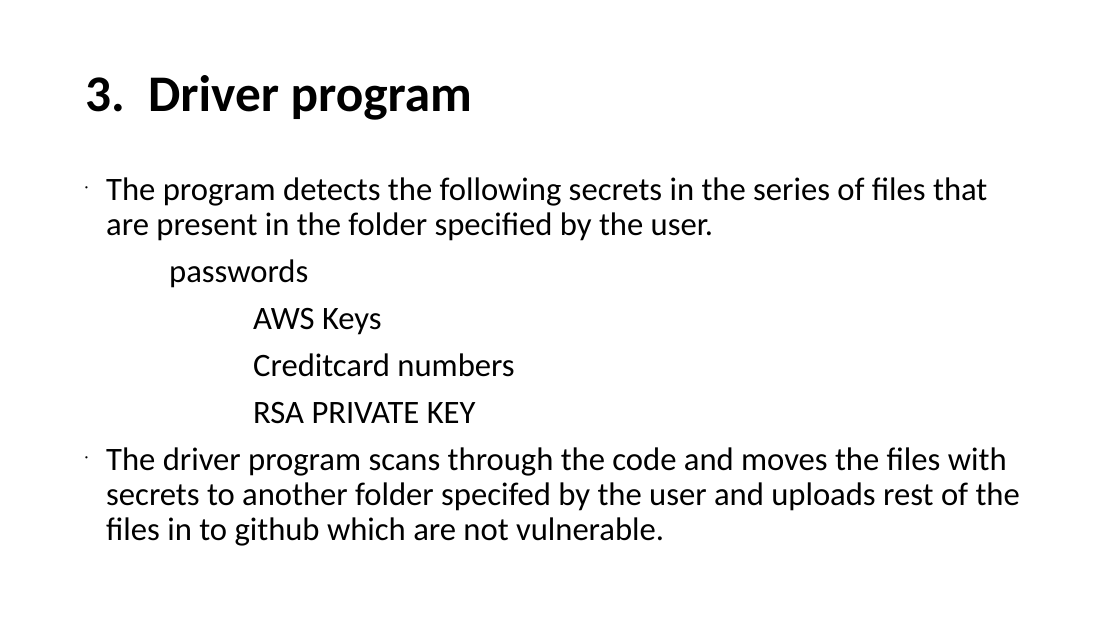
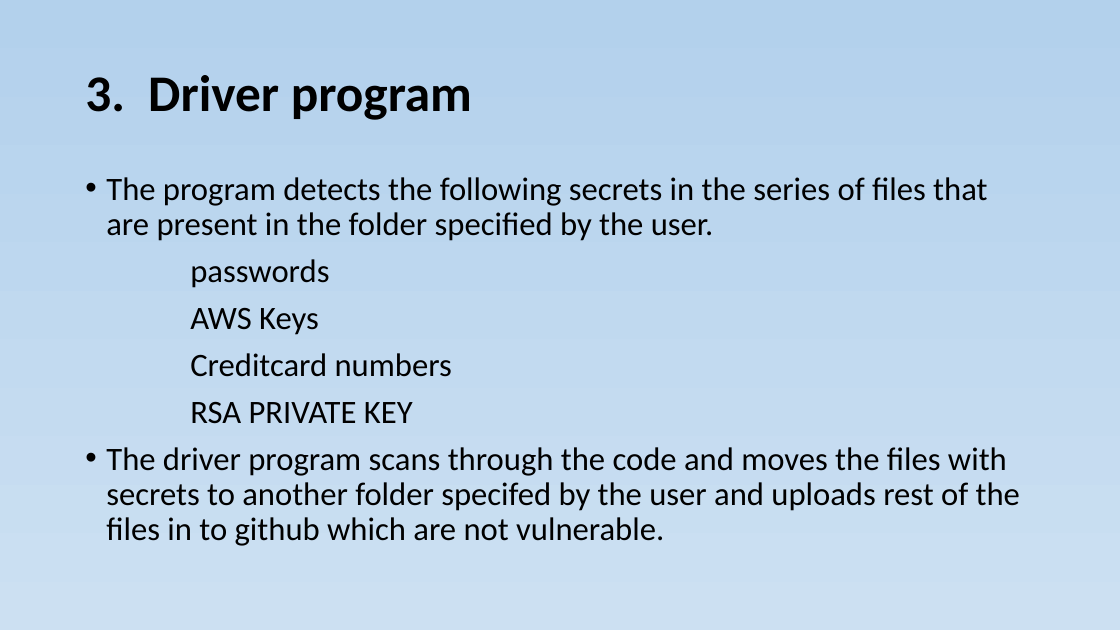
Before and after one commit to poojz/credential, a slide deck: slide 7 of secretmanagement.ppt. Drawn at 1120x630 pixels with LibreOffice and Linux fonts; fonts in the diff are those of the drawing. Boxes give left, top, right and bottom in pixels: in the first picture for what was removed or moved away, otherwise in the second. Text is boxed around its words. In the diff, an @@ line names an element or a change of style, - is before the commit and + after.

```diff
--- a/secretmanagement.ppt
+++ b/secretmanagement.ppt
@@ background #FFFFFF to gradient #B3D1EC to #CCE0F2 @@
@@ title "3. Driver program" at <box>85,75,472,120</box>: indent changed @@
@@ text "The program detects the following ..." at <box>106,177,1020,546</box>: indent changed @@
```
Also in this commit, not shown: 16 other slides changed, 4 slides added, 4 slides removed.
